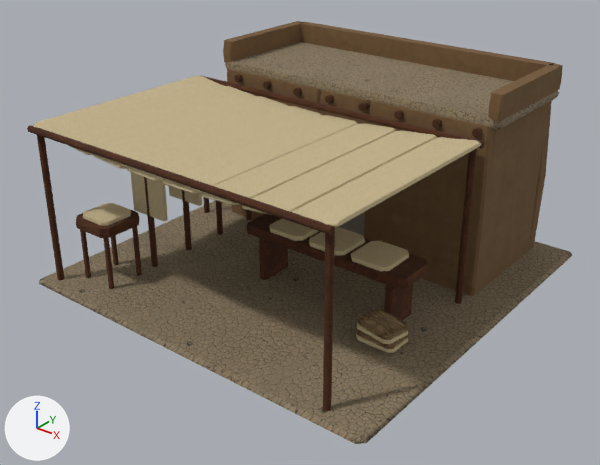
Renders of the glTF model assets/3d/sumer-buildings/tailor.glb from each side of a commit.
Camera for both pictures: a 50 mm lens placed at (6.27, -8.14, 5.53), pointed at (0.05, -0.37, 0.71). Lighting does not change. The marker at lower left points along +X, +Y and +Z. The picture after the commit comes second. Vertices at exactly the same position are counted once.

The first picture shows 'tailor-0', 'tailor-1', 'tailor-3', 'tailor-5', 'tailor-6' and 1 more.
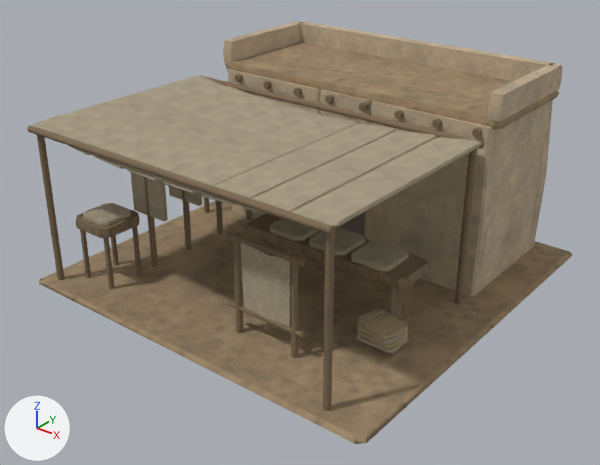
Where the newer file only moved an object's origin or applied its transform, the numbers keep the older frame.

Changed parts and their boxes (x1, y1, x2, y2) in the pictures (600 x 465 px):
'tailor-0', recoloured
    both: (39, 42, 572, 444)
'tailor-1', recoloured (lighter)
    both: (223, 21, 562, 296)
'tailor-6', recoloured (lighter)
    both: (357, 309, 408, 348)
part 1 of me_mesh_3, added (brown)
    after: (291, 254, 299, 357)
part 2 of me_mesh_3, added (brown)
    after: (233, 233, 243, 332)
part 3 of me_mesh_3, added
    after: (229, 301, 305, 338)
part 4 of me_mesh_3, added (brown)
    after: (225, 232, 305, 266)
part 5 of me_mesh_3, recoloured
    both: (27, 74, 485, 411)
part 6 of me_mesh_5, added (brown)
    after: (240, 243, 290, 326)
part 7 of me_mesh_5, recoloured
    both: (33, 76, 481, 353)

Diff of the bpy script that builds the scene:
```diff
--- a/assets/3d/sumer-buildings/tailor.glb.py
+++ b/assets/3d/sumer-buildings/tailor.glb.py
@@ mat_courtyard_reed @@
+mat_courtyard_reed = bpy.data.materials.new('courtyard-reed')
+# colours: beige #b4a27b
+# uses the picture img_assets_3d_textures_courtyard_reed_color_jpg
+# uses the picture img_assets_3d_textures_courtyard_reed_normal_jpg
@@ mat_courtyard_cloth @@
+mat_courtyard_cloth = bpy.data.materials.new('courtyard-cloth')
+# colours: beige #b9ac91
+# uses the picture img_assets_3d_textures_courtyard_cloth_color_jpg
+# uses the picture img_assets_3d_textures_courtyard_cloth_normal_jpg
@@ mat_courtyard_wood @@
+mat_courtyard_wood = bpy.data.materials.new('courtyard-wood')
+# colours: brown #8a755b
+# uses the picture img_assets_3d_textures_courtyard_wood_color_jpg
+# uses the picture img_assets_3d_textures_courtyard_wood_normal_jpg
@@ mat_courtyard_plaster @@
+mat_courtyard_plaster = bpy.data.materials.new('courtyard-plaster')
+# colours: beige #ccb79a
+# uses the picture img_assets_3d_textures_courtyard_plaster_color_jpg
+# uses the picture img_assets_3d_textures_courtyard_plaster_normal_jpg
@@ mat_courtyard_earth @@
+mat_courtyard_earth = bpy.data.materials.new('courtyard-earth')
+# colours: beige #a58d6e
+# uses the picture img_assets_3d_textures_courtyard_earth_color_jpg
+# uses the picture img_assets_3d_textures_courtyard_earth_normal_jpg
@@ me_mesh_0 @@
 me_mesh_0.from_pydata(...)  # 48 vertices, 88 faces; spans x -2.69..2.69, y -2.69..2.69, z 0.0..2.46
-me_mesh_0.materials.append(mat_alluvial_earth)
+me_mesh_0.materials.append(mat_courtyard_earth)
@@ me_mesh_1 @@
 me_mesh_1.from_pydata(...)  # 216 vertices, 396 faces; spans x -2.23..2.23, y 0.61..2.49, z 0.0..2.75
-me_mesh_1.materials.append(mat_warm_clay_plaster)
+me_mesh_1.materials.append(mat_courtyard_plaster)
@@ me_mesh_3 @@
-me_mesh_3.from_pydata(...)  # 544 vertices, 980 faces; spans x -2.52..2.15, y -2.56..2.56, z 0.0..2.32
+me_mesh_3.from_pydata(...)  # 616 vertices, 1108 faces; spans x -2.52..2.15, y -2.56..2.56, z 0.0..2.32
+# me_mesh_3 part 1: a new loose piece, an 8-sided cut cone along z (radius 0.044 at the low end, 0.039 at the high end) spanning x 1.156..1.244, y -1.944..-1.856, z 0.07..1.36, in mat_courtyard_wood
+# me_mesh_3 part 2: a new loose piece, an 8-sided cut cone along z (radius 0.044 at the low end, 0.039 at the high end) spanning x 0.296..0.384, y -1.944..-1.856, z 0.07..1.36, in mat_courtyard_wood
+# me_mesh_3 part 3: a new loose piece, an 8-sided cut cone along x (radius 0.033 at the low end, 0.037 at the high end) spanning x 0.2..1.32, y -1.937..-1.863, z 0.353..0.427, in mat_courtyard_wood
+# me_mesh_3 part 4: a new loose piece, an 8-sided cut cone along x (radius 0.033 at the low end, 0.037 at the high end) spanning x 0.2..1.32, y -1.937..-1.863, z 1.273..1.347, in mat_courtyard_wood
+# me_mesh_3 part 5: 980 faces spanning x -2.52..2.15, y -2.56..2.56, z 0.0..2.32 switch from mat_worn_timber to mat_courtyard_wood
@@ me_mesh_5 @@
 # verts and faces of me_mesh_5; kept vertices keep their numbers, new ones are numbered from 432
-me_mesh_5.from_pydata(...)  # 432 vertices, 792 faces; spans x -2.53..2.16, y -2.54..0.54, z 0.1..2.24
+me_mesh_5.from_pydata(...)  # 438 vertices, 796 faces; spans x -2.53..2.16, y -2.54..0.54, z 0.1..2.24
+# me_mesh_5 part 6
+verts[432] = (1.14, -1.9, 1.3)
+verts[433] = (1.12, -1.9, 0.39)
+verts[434] = (0.83, -1.93, 1.26)  # pixel (267, 255)
+verts[435] = (0.81, -1.92, 0.42)  # pixel (267, 318)
+verts[436] = (0.4, -1.9, 1.3)
+verts[437] = (0.42, -1.9, 0.39)
+faces += [(432, 433, 434), (433, 435, 434), (434, 435, 436), (435, 437, 436)]
+# me_mesh_5 part 7: 792 faces spanning x -2.53..2.16, y -2.54..0.54, z 0.1..2.24 switch from mat_woven_linen to mat_courtyard_cloth
@@ me_mesh_6 @@
 me_mesh_6.from_pydata(...)  # 48 vertices, 88 faces; spans x 1.523..2.117, y -1.278..-0.782, z 0.159..0.333
-me_mesh_6.materials.append(mat_reed_mat)
+me_mesh_6.materials.append(mat_courtyard_reed)
```
